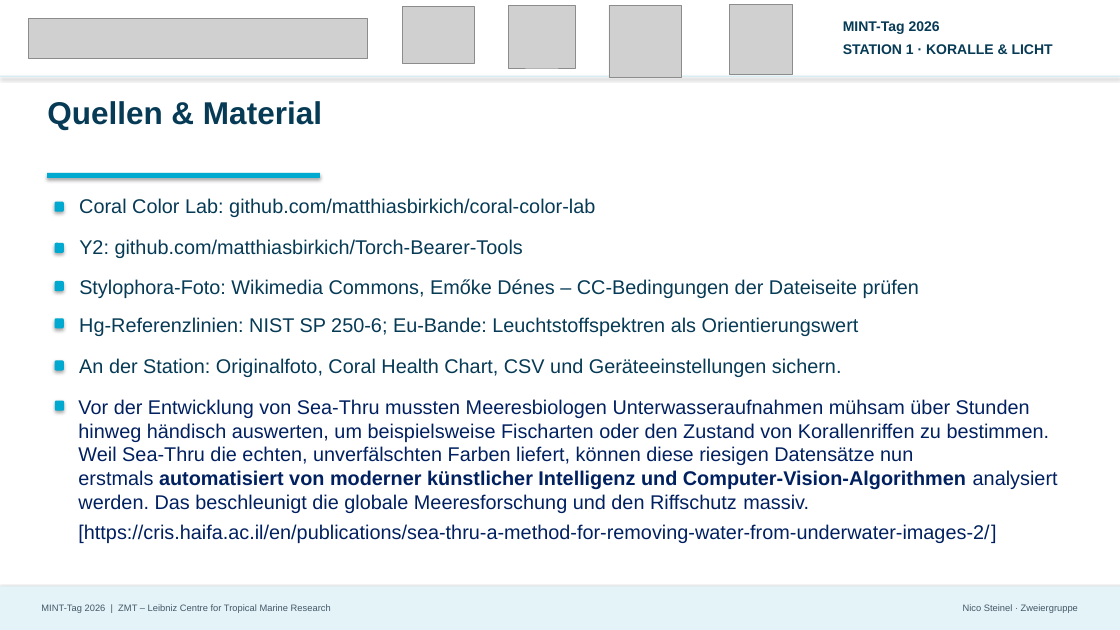
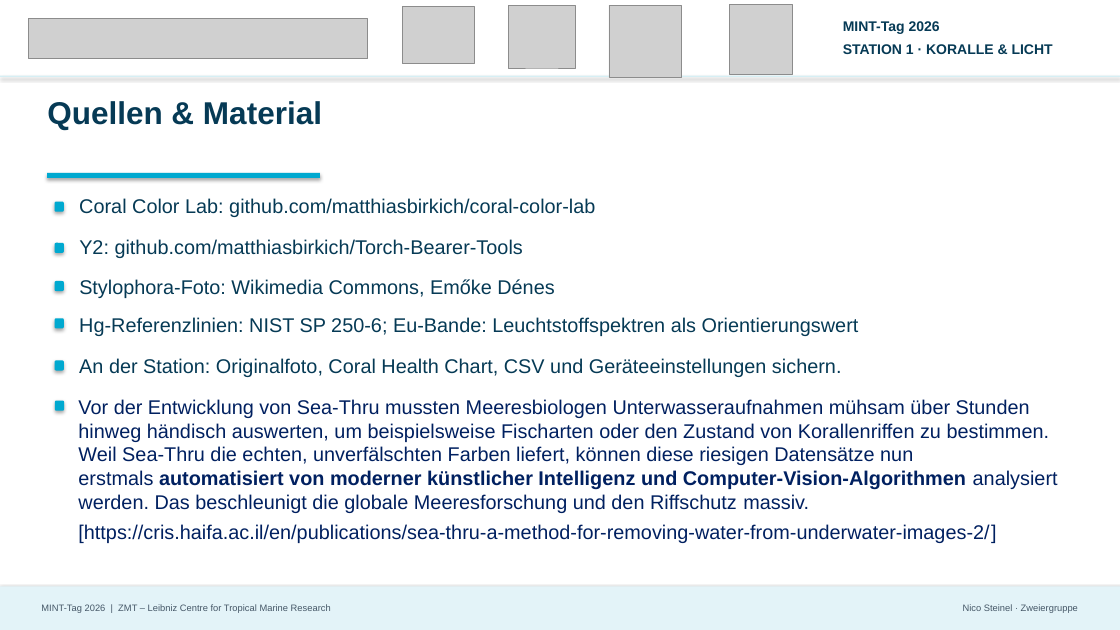
Before and after one commit to matthiasbirkich/MINT-Tag-2026, a slide deck: slide 11 of Station 1 - Korallengesundheit/MINT_2026_Station1_Koralle_Licht_ZMT.pptx. Drawn at 1120x630 pixels with LibreOffice and Linux fonts; fonts in the diff are those of the drawing; grey boxes stand for pictures. Boxes give left, top, right and bottom in pixels: in the first picture for what was removed or moved away, otherwise in the second. Text is boxed around its words. In the diff, an @@ line names an element or a change of style, - is before the commit and + after.

```diff
--- a/Station 1 - Korallengesundheit/MINT_2026_Station1_Koralle_Licht_ZMT.pptx
+++ b/Station 1 - Korallengesundheit/MINT_2026_Station1_Koralle_Licht_ZMT.pptx
@@ text at (x1=79, y1=279, x2=554, y2=298): text changed @@
-Stylophora-Foto: Wikimedia Commons, Emőke Dénes – CC-Bedingungen der Dateiseite prüfen
+Stylophora-Foto: Wikimedia Commons, Emőke Dénes
```
Also in this commit, not shown: 2 other slides changed.
